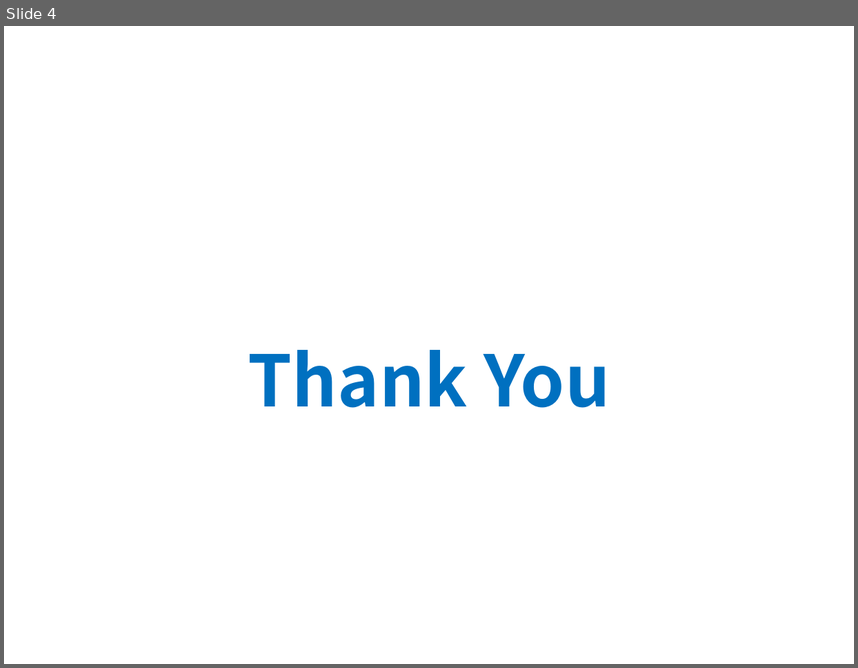
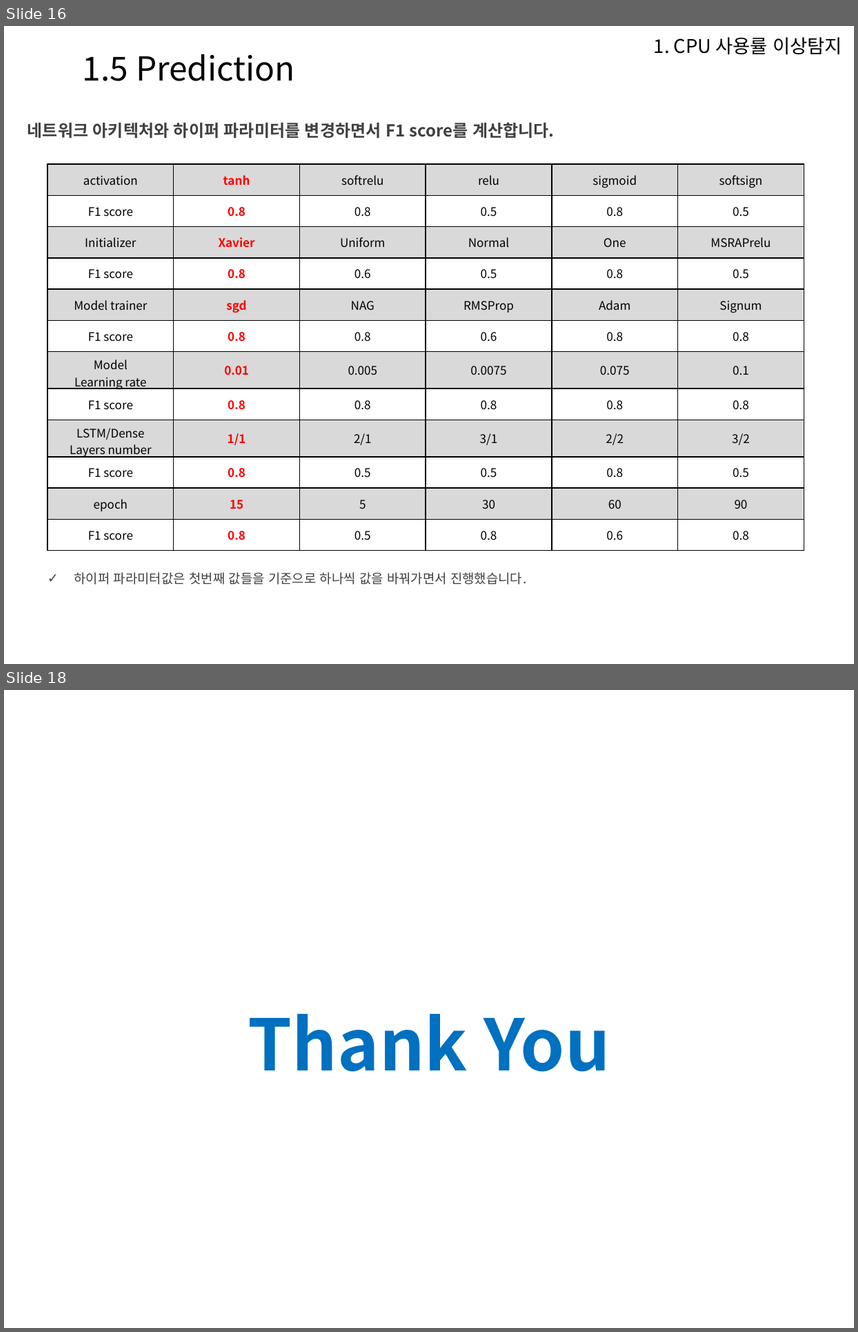
Before and after one commit to Heechul90/Tensorflow_RNN, a slide deck: text_generation/text_generation.pptx. Shown one above the other, each under a label of ours: slide 4 before the commit, slides 16 and 18 after it; the slides between them are not shown. The pictures are 858x668 and 858x1332 pixels, drawn with LibreOffice and Linux fonts; fonts in the diff are those of the drawing; background and template pictures are left out. Boxes give left, top, right and bottom in pixels: in the first picture for what was removed or moved away, otherwise in the second. Text is boxed around its words. In the diff, an @@ line names an element or a change of style, - is before the commit and + after.

Commit message:
text generation using rnn and lstm

```diff
--- a/text_generation/text_generation.pptx
+++ b/text_generation/text_generation.pptx
@@ slide 16 added at box(4, 26, 854, 664), background picture (left out) @@
@@ text added at box(654, 37, 842, 55), 16 pt, text #000000 @@
+1. CPU 사용률 이상탐지
@@ text added at box(83, 54, 295, 81), 28 pt, text #000000 @@
+1.5 Prediction
@@ text added at box(27, 122, 554, 138), 14 pt, text #404040, bold @@
+네트워크 아키텍처와 하이퍼 파라미터를 변경하면서 F1 score를 계산합니다.
@@ table added at box(47, 164, 802, 550), 12 rows, 6 columns @@
+activation | tanh | softrelu | relu | sigmoid | softsign
+F1 score | 0.8 | 0.8 | 0.5 | 0.8 | 0.5
+Initializer | Xavier | Uniform | Normal | One | MSRAPrelu
+F1 score | 0.8 | 0.6 | 0.5 | 0.8 | 0.5
+Model trainer | sgd | NAG | RMSProp | Adam | Signum
+F1 score | 0.8 | 0.8 | 0.6 | 0.8 | 0.8
+Model / Learning rate | 0.01 | 0.005 | 0.0075 | 0.075 | 0.1
+F1 score | 0.8 | 0.8 | 0.8 | 0.8 | 0.8
+LSTM/Dense / Layers number | 1/1 | 2/1 | 3/1 | 2/2 | 3/2
+F1 score | 0.8 | 0.5 | 0.5 | 0.8 | 0.5
+epoch | 15 | 5 | 30 | 60 | 90
+F1 score | 0.8 | 0.5 | 0.8 | 0.6 | 0.8
@@ text added at box(74, 572, 526, 584), 11 pt, text #404040 @@
+✓ 하이퍼 파라미터값은 첫번째 값들을 기준으로 하나씩 값을 바꿔가면서 진행했습니다.
@@ what was slide 4 is now slide 18 @@
```
Also in this commit, not shown: 2 slides changed, 14 other slides added, 1 slide removed, 1 other file.
